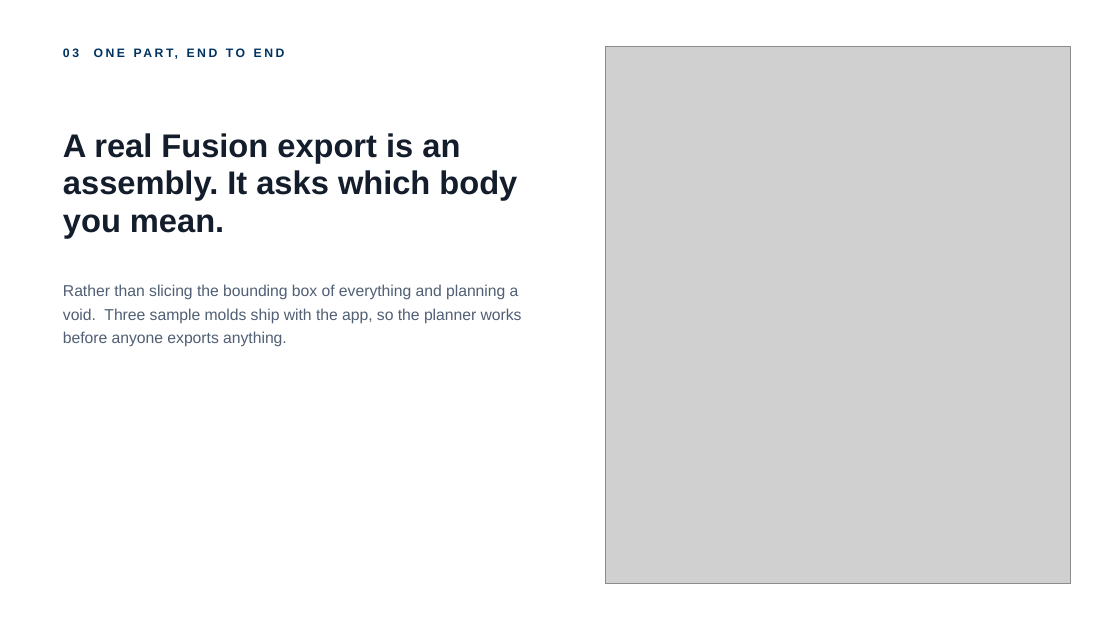
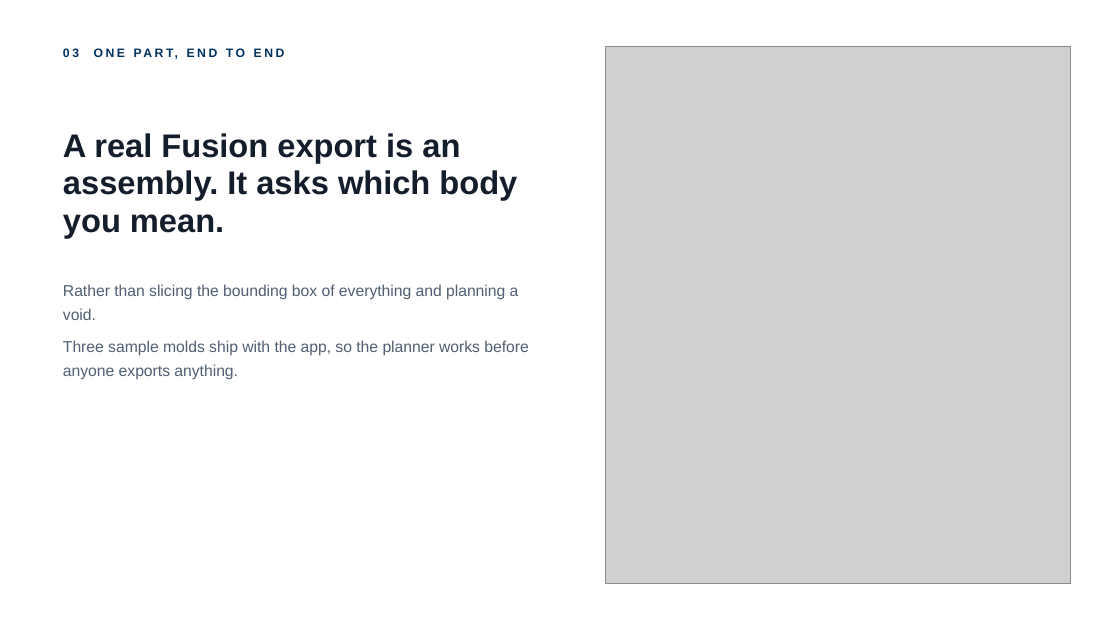
Before and after one commit to Jinxiewinx/feb-composites-applications, a slide deck: slide 9 of 06 Pitch/sn6-app-deck.pptx. Drawn at 1120x630 pixels with LibreOffice and Linux fonts; fonts in the diff are those of the drawing; grey boxes stand for pictures. Boxes give left, top, right and bottom in pixels: in the first picture for what was removed or moved away, otherwise in the second. Text is boxed around its words. In the diff, an @@ line names an element or a change of style, - is before the commit and + after.

```diff
--- a/06 Pitch/sn6-app-deck.pptx
+++ b/06 Pitch/sn6-app-deck.pptx
@@ text at box(63, 284, 528, 380): text changed @@
-Rather than slicing the bounding box of everything and planning a void. Three sample molds ship with the app, so the planner works before anyone exports anything.
+Rather than slicing the bounding box of everything and planning a void.
+Three sample molds ship with the app, so the planner works before anyone exports anything.
```
Also in this commit, not shown: 19 other slides changed, 6 other files.
